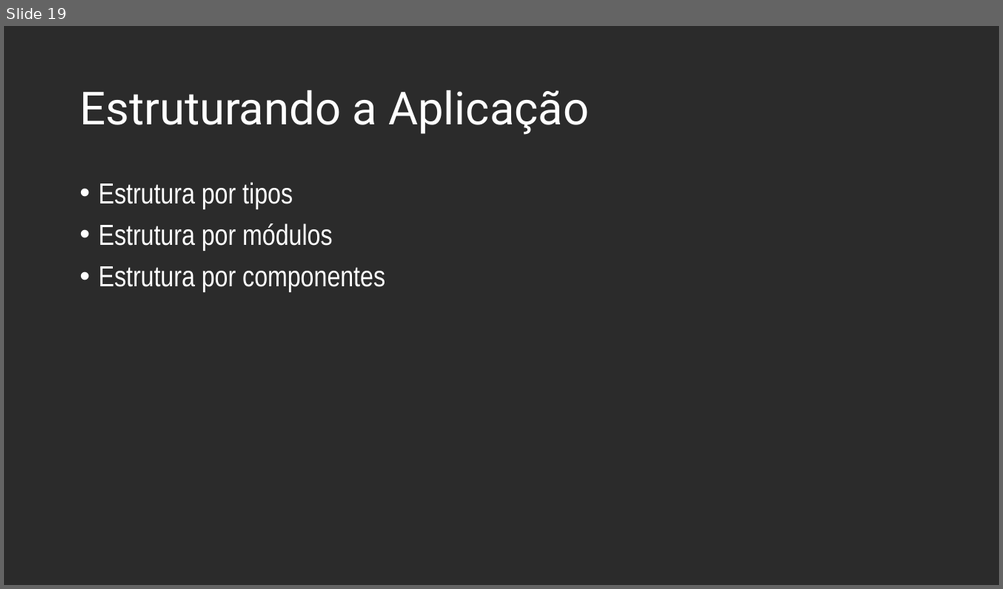
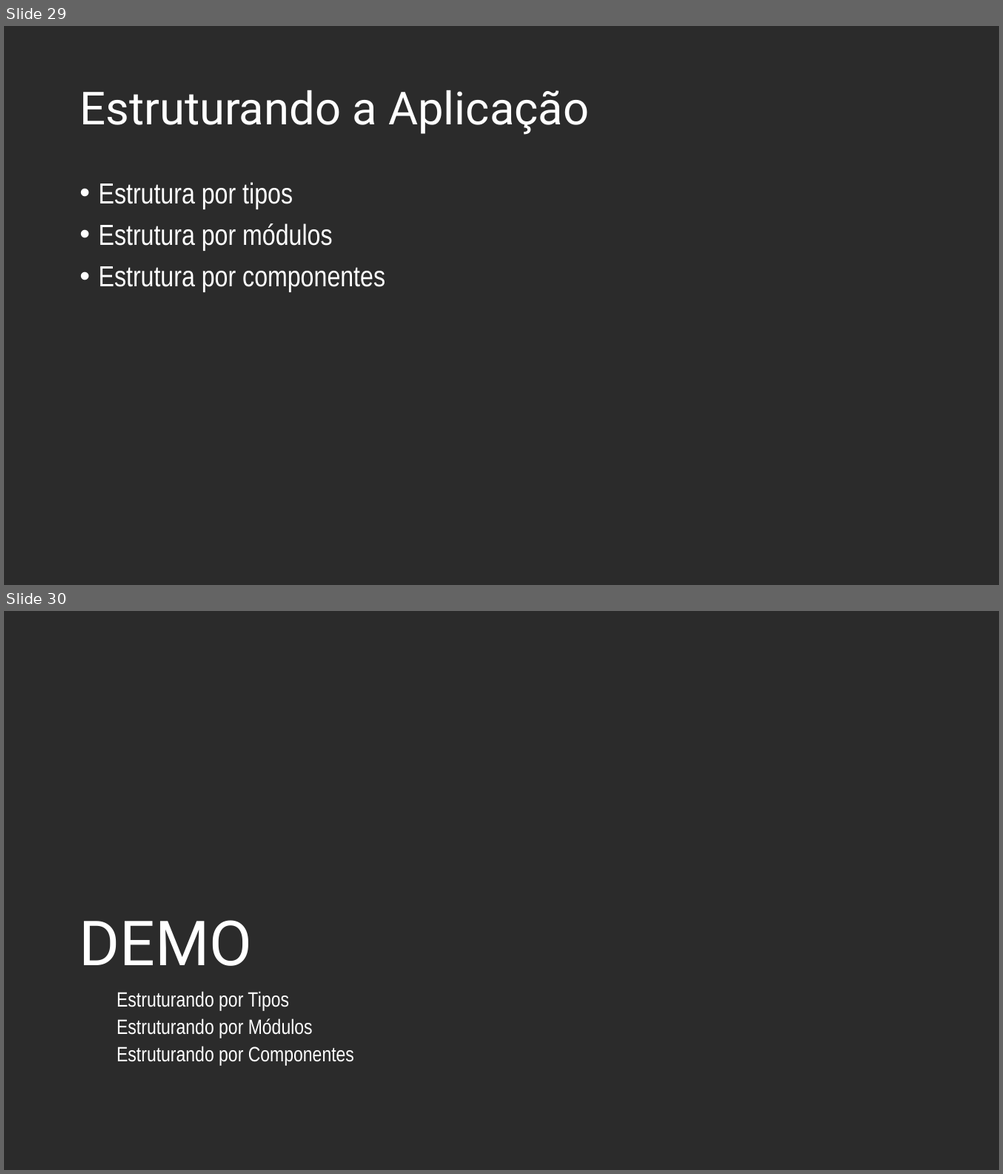
Before and after one commit to andrebaltieri/5485, a slide deck: ppts/Modulo 4/5485 - M04A01.pptx. Shown one above the other, each under a label of ours: slide 19 before the commit, slides 29 and 30 after it. The pictures are 1003x589 and 1003x1174 pixels, drawn with LibreOffice and Linux fonts; fonts in the diff are those of the drawing; background and template pictures are left out; a plain dark background stands for a picture behind light text. Boxes give left, top, right and bottom in pixels: in the first picture for what was removed or moved away, otherwise in the second. Text is boxed around its words. In the diff, an @@ line names an element or a change of style, - is before the commit and + after.

```diff
--- a/ppts/Modulo 4/5485 - M04A01.pptx
+++ b/ppts/Modulo 4/5485 - M04A01.pptx
@@ slide 30 added at <box>4,611,999,1170</box>, background picture (left out) @@
@@ title added at <box>79,920,253,966</box>, 60 pt, text #FFFFFF @@
+DEMO
@@ text added at <box>116,991,354,1066</box>, 20 pt, text #FFFFFF @@
+  Estruturando por Tipos
+  Estruturando por Módulos
+  Estruturando por Componentes
@@ what was slide 19 is now slide 29 @@
```
Also in this commit, not shown: 2 slides changed, 12 other slides added, 2 slides removed, 6 other files.
